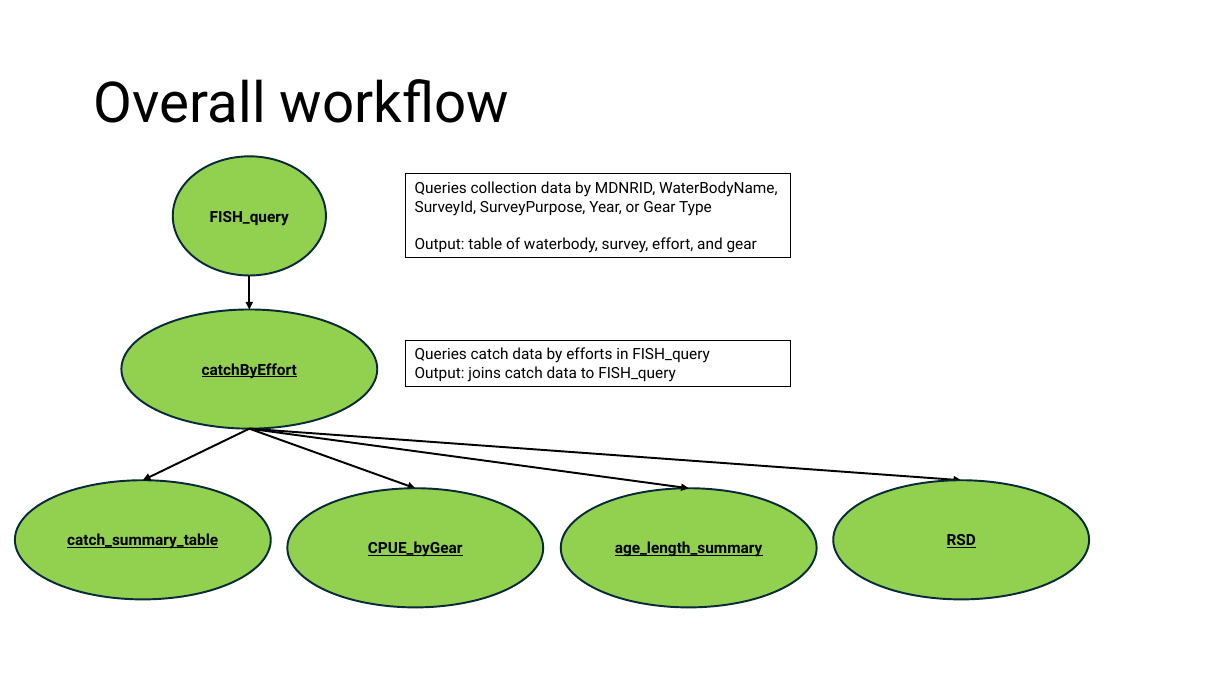
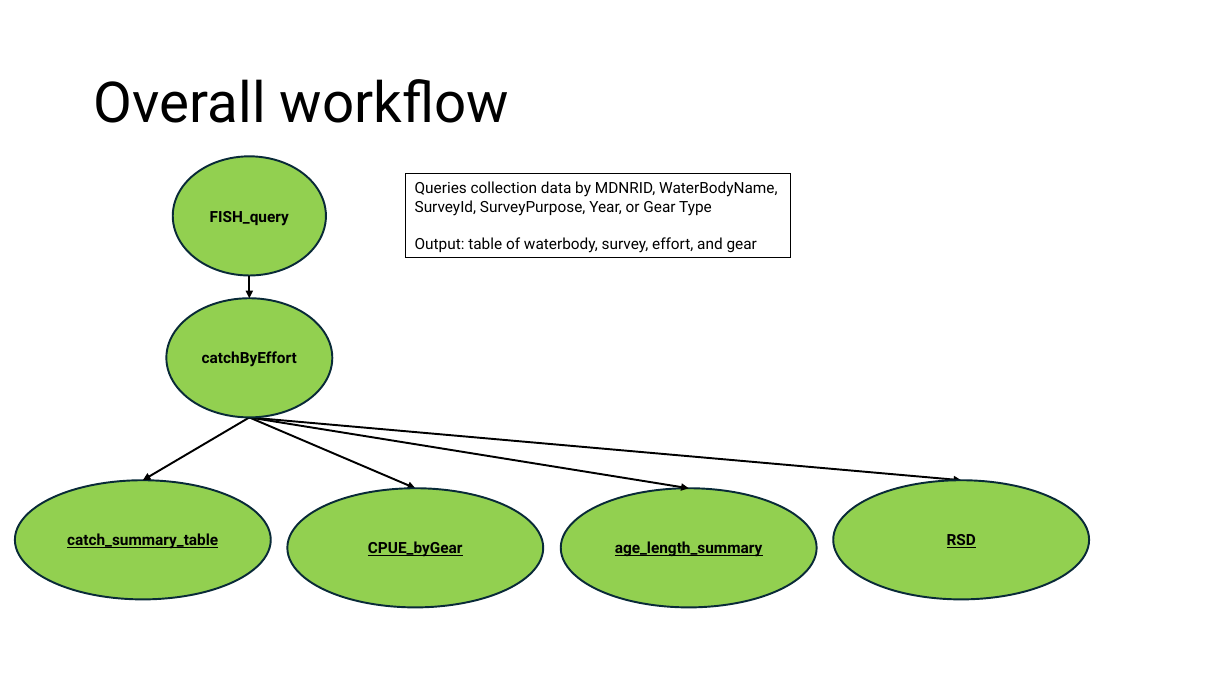
Before and after one commit to DNRFISH/MFA, a slide deck: slide 1 of dev/MFA_table_joins.pptx. Drawn at 1232x693 pixels with LibreOffice and Linux fonts; fonts in the diff are those of the drawing. Boxes give left, top, right and bottom in pixels: in the first picture for what was removed or moved away, otherwise in the second. Text is boxed around its words. In the diff, an @@ line names an element or a change of style, - is before the commit and + after.

Commit message:
updated catchByEffort and catch_table_summary

```diff
--- a/dev/MFA_table_joins.pptx
+++ b/dev/MFA_table_joins.pptx
@@ ellipse "catchByEffort": place and size @@
-ellipse "catchByEffort" at (121,310,377,429)
+ellipse "catchByEffort" at (166,299,333,418)
@@ ellipse "catchByEffort" at (166,299,333,418): underline off @@
@@ arrow moved from (250, 275) - (250, 310) to (250, 275) - (250, 299) @@
@@ rectangle removed at (406,340,791,386) @@
-Queries catch data by efforts in FISH_query
-Output: joins catch data to FISH_query
@@ arrow moved from (250, 429) - (143, 481) to (250, 418) - (143, 481) @@
@@ arrow moved from (250, 429) - (961, 481) to (250, 418) - (961, 481) @@
@@ arrow moved from (250, 429) - (689, 488) to (250, 418) - (689, 488) @@
@@ arrow moved from (250, 429) - (415, 488) to (250, 418) - (415, 488) @@
```
Also in this commit, not shown: 2 other slides changed, 1 slide added, 1 slide removed.
